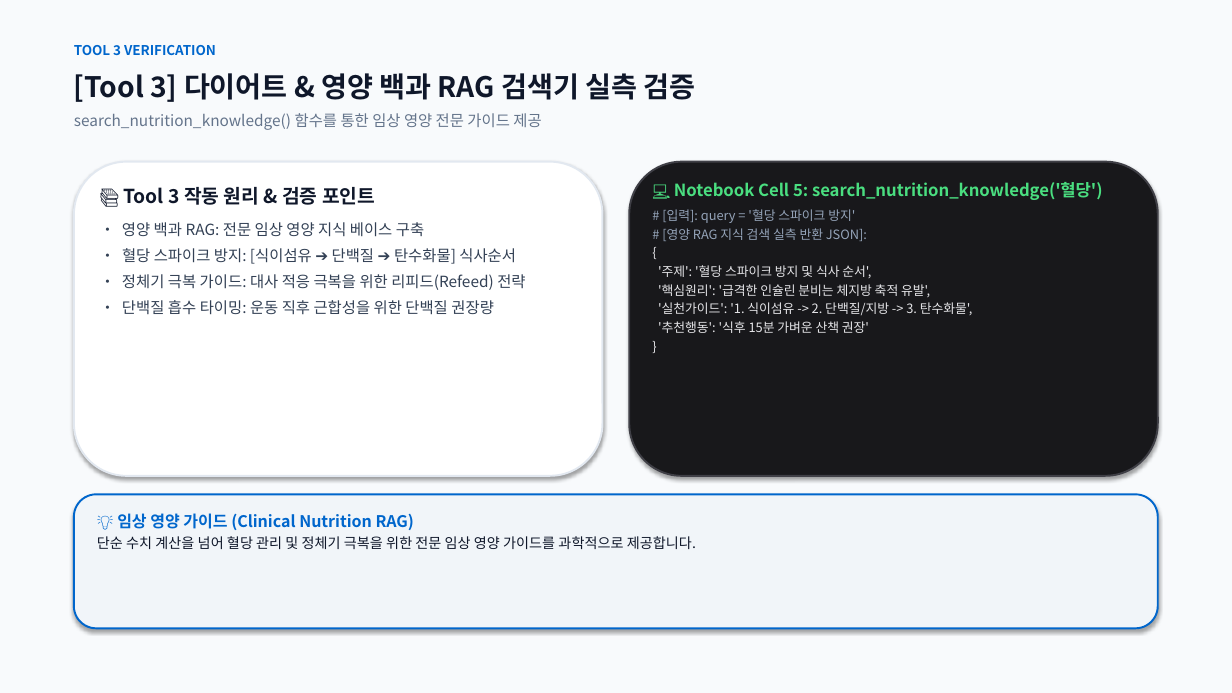
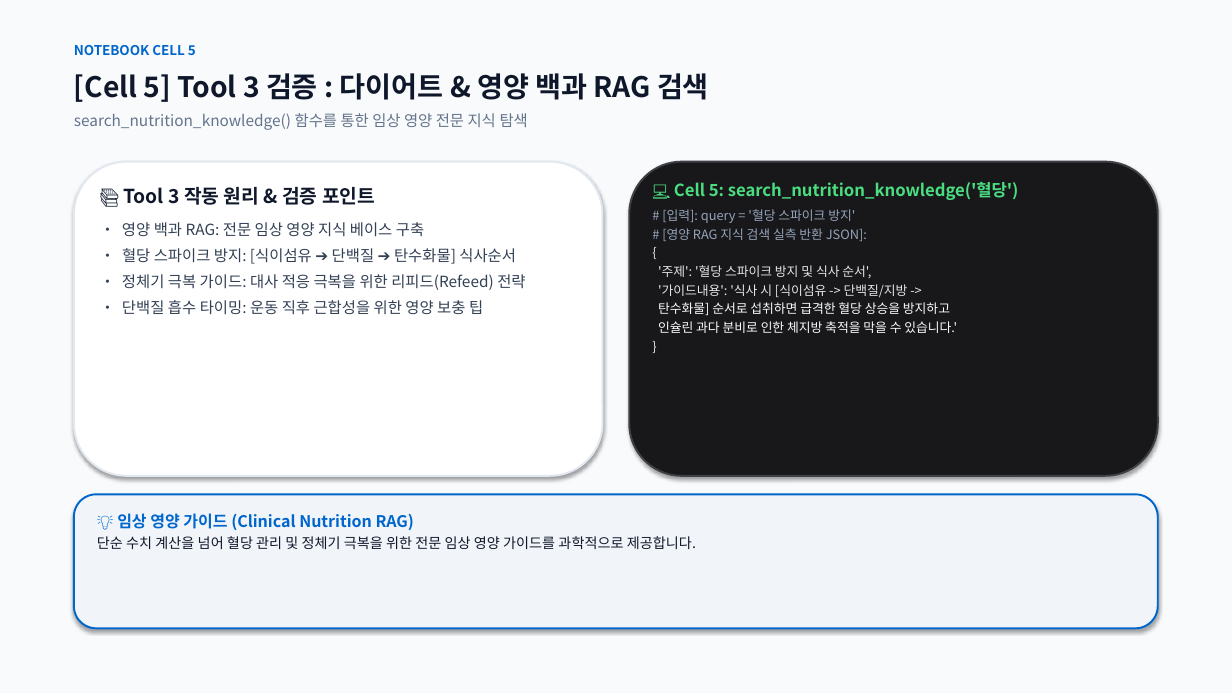
Before and after one commit to rye6837-web/impossible_to_get_lost_my_weight, a slide deck: slide 7 of AI_Diet_Coach_Presentation.pptx (slide 8 before the commit). Drawn at 1232x693 pixels with LibreOffice and Linux fonts; fonts in the diff are those of the drawing. Boxes give left, top, right and bottom in pixels: in the first picture for what was removed or moved away, otherwise in the second. Text is boxed around its words. In the diff, an @@ line names an element or a change of style, - is before the commit and + after.

Commit message:
docs: Streamline presentation to 14 slides (1-page MVP, notebook cell-by-cell verification, and comprehensive troubleshooting)

```diff
--- a/AI_Diet_Coach_Presentation.pptx
+++ b/AI_Diet_Coach_Presentation.pptx
@@ text at box(74, 45, 196, 55): text changed @@
-TOOL 3 VERIFICATION
+NOTEBOOK CELL 5
@@ text at box(74, 73, 709, 102): text changed @@
-[Tool 3] 다이어트 & 영양 백과 RAG 검색기 실측 검증
+[Cell 5] Tool 3 검증 : 다이어트 & 영양 백과 RAG 검색
@@ text at box(74, 113, 528, 130): text changed @@
-search_nutrition_knowledge() 함수를 통한 임상 영양 전문 가이드 제공
+search_nutrition_knowledge() 함수를 통한 임상 영양 전문 지식 탐색
@@ text at box(674, 182, 1018, 200): text changed @@
-💻 Notebook Cell 5: search_nutrition_knowledge('혈당')
+💻 Cell 5: search_nutrition_knowledge('혈당')
@@ text at box(658, 284, 957, 333): text changed; text colour #E4E4E7 to #F8FAFC @@
-'핵심원리': '급격한 인슐린 분비는 체지방 축적 유발',
-'실천가이드': '1. 식이섬유 -> 2. 단백질/지방 -> 3. 탄수화물',
-'추천행동': '식후 15분 가벼운 산책 권장'
+'가이드내용': '식사 시 [식이섬유 -> 단백질/지방 ->
+탄수화물] 순서로 섭취하면 급격한 혈당 상승을 방지하고
+인슐린 과다 분비로 인한 체지방 축적을 막을 수 있습니다.'
@@ text at box(122, 300, 483, 315): text changed @@
-• 단백질 흡수 타이밍: 운동 직후 근합성을 위한 단백질 권장량
+• 단백질 흡수 타이밍: 운동 직후 근합성을 위한 영양 보충 팁
```
Also in this commit, not shown: 12 other slides changed, 1 slide added, 1 slide removed, 2 other files.
